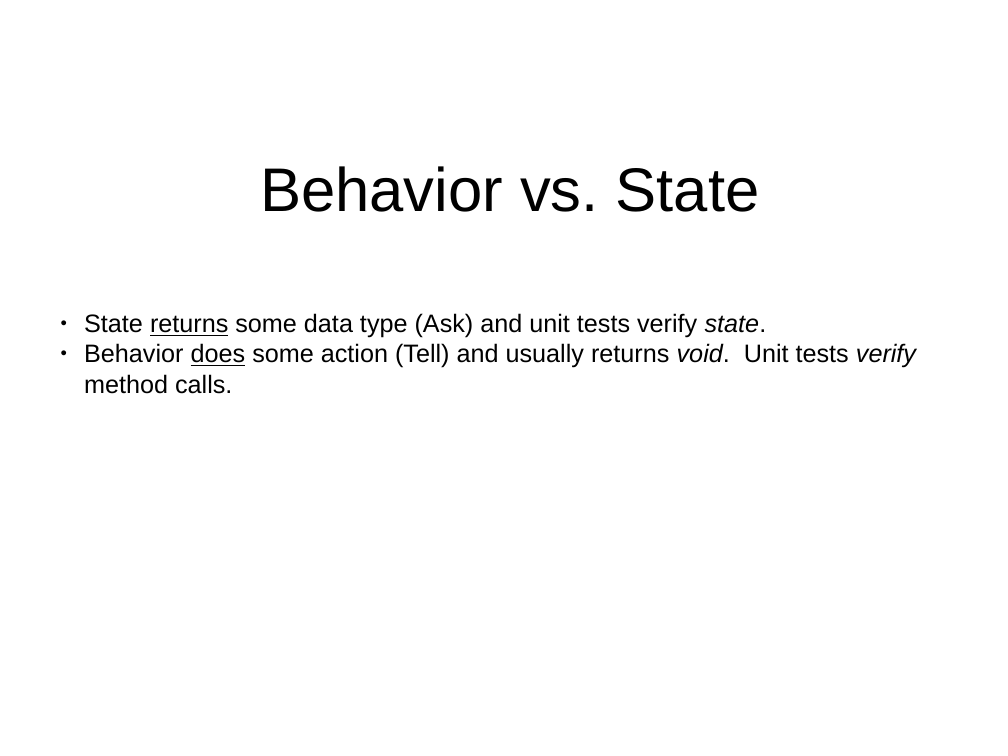
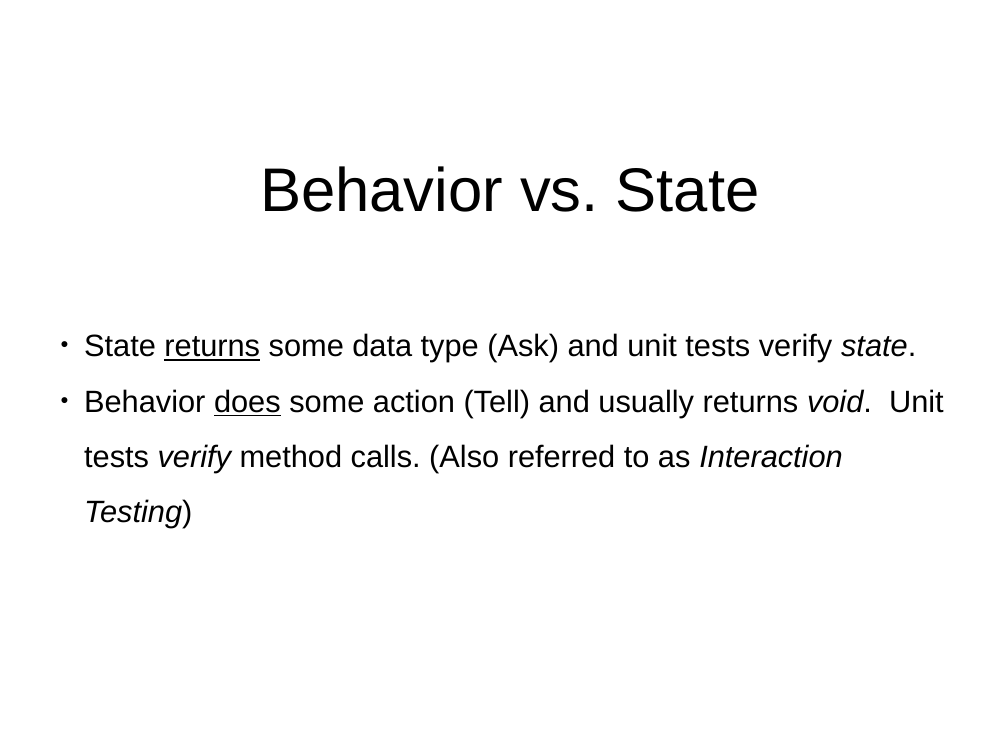
Before and after one commit to virtix/swe-795, a slide deck: slide 14 of doc/Test Doubles and Dependency Design.pptx. Drawn at 1008x756 pixels with LibreOffice and Linux fonts; fonts in the diff are those of the drawing. Boxes give left, top, right and bottom in pixels: in the first picture for what was removed or moved away, otherwise in the second. Text is boxed around its words. In the diff, an @@ line names an element or a change of style, - is before the commit and + after.

```diff
--- a/doc/Test Doubles and Dependency Design.pptx
+++ b/doc/Test Doubles and Dependency Design.pptx
@@ text at (84,333,916,362): size 18 to 22 pt in "State returns some data type (Ask) and ..."; line spacing 1 to 1.5 @@
@@ text at (84,389,944,528): text changed; size 18 to 22 pt @@
-● Behavior does some action (Tell) and usually returns void. Unit tests verify method calls.
+● Behavior does some action (Tell) and usually returns void. Unit tests verify method calls. (Also referred to as Interaction Testing)
```
Also in this commit, not shown: 11 other slides changed, 2 slides added, 2 other files.
